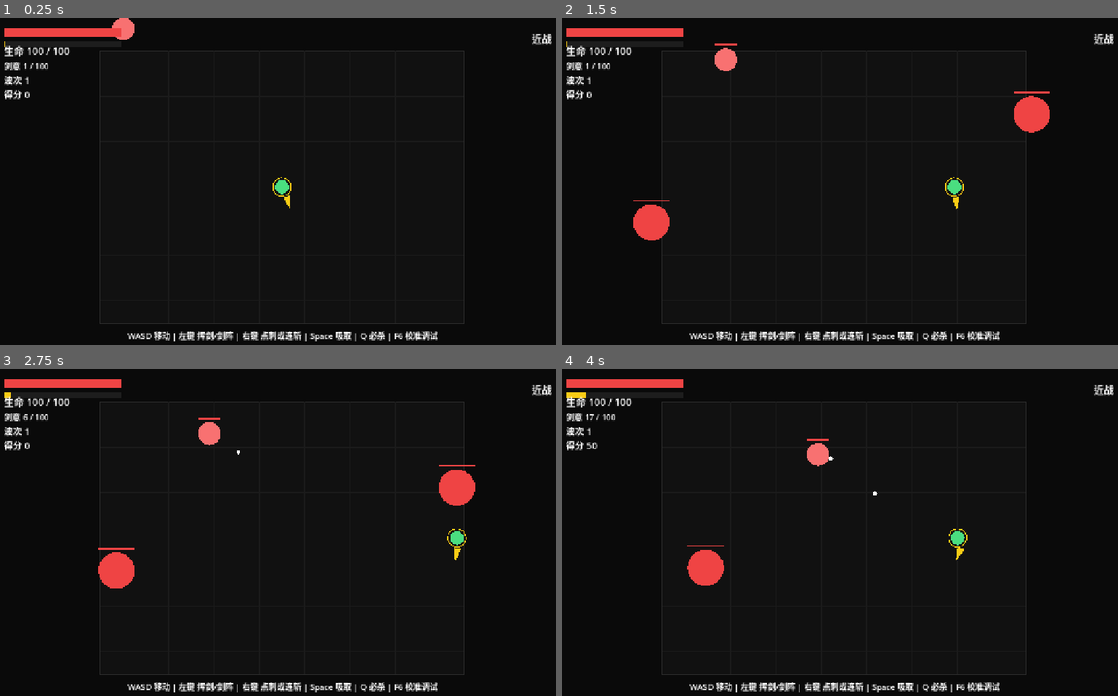
Above: before the commit, frames 1-4 (two rows, left to right).
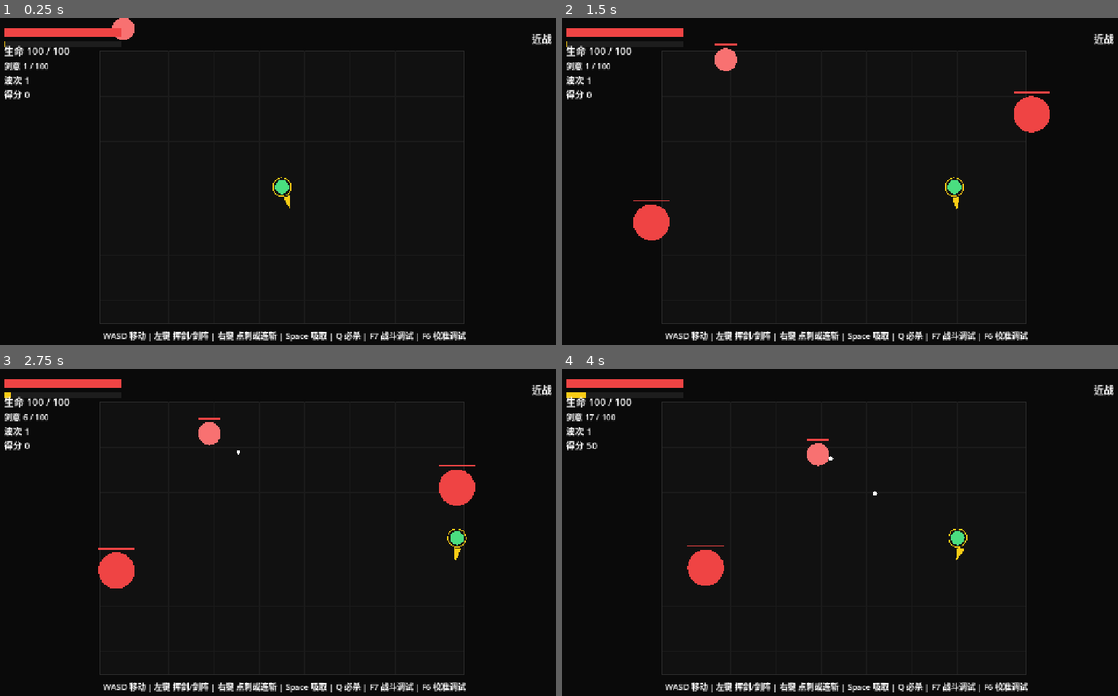
Above: after the commit, the same moments.

Repository: nwueditorfan007-coder/SwordCultivator
Game: Godot game, scene res://scenes/main/Main.tscn
Two runs of this game, one before a commit and one after it. Both use one fixed random seed, a clock stepped at 60 frames per second and the inputs below.
Inputs (mouse positions are in pixels of both pictures, inside the frame that each line leads up to):
- Up to frame 1 (0.25 s): no input
- Up to frame 2 (1.5 s): tap Enter at 0.5 s; move the mouse to (973, 165) at 0.52 s; hold D (move_right) 0.53-1.25 s; hold Space (absorb) 0.53-1.25 s; click (973, 165) at 0.8 s; drag from (728, 197) to (812, 246) at 1.27 s
- Up to frame 3 (2.75 s): move the mouse to (339, 460) at 2.02 s; hold D (move_right) from 2.03 s (still down); tap 1 at 2.1 s; click (339, 460) at 2.17 s; tap 2 at 2.3 s
- Up to frame 4 (4 s): release D (move_right) at 2.75 s; drag from (812, 597) to (667, 483) at 2.77 s; move the mouse to (1017, 581) at 3.52 s; hold A (move_left) from 3.53 s (still down); tap 3 at 3.6 s; click (1017, 581) at 3.67 s; tap 4 at 3.8 s

The runs differ from the first frame. In frame 1, 1.3% of the frame differs, in the area x 18-84%, y 95-99%; in frame 2, 1.3%; in frame 3, 1.3%; in frame 4, 1.3%.

Commit message:
Implement continuous sword array formation framework

Diff:
--- a/scripts/system/game_state_factory.gd
+++ b/scripts/system/game_state_factory.gd
@@ -38,6 +38,14 @@
 		"absorb_timer": 0.0,
 		"absorbed_ids": [],
 	}
+	main.debug_battle_mode = false
+	main.debug_flags = {
+		"infinite_health": false,
+		"infinite_energy": false,
+		"one_hit_kill": false,
+		"no_spawn": false,
+		"infinite_absorbed_bullets": false,
+	}
 	main.debug_calibration_mode = false
 	main.debug_dragging_player = false
 	main.sword = {
--- a/scripts/system/main.gd
+++ b/scripts/system/main.gd
@@ -155,6 +155,8 @@
 var mouse_world: Vector2 = ARENA_SIZE * 0.5
 var left_mouse_held: bool = false
 var right_mouse_held: bool = false
+var debug_battle_mode: bool = false
+var debug_flags: Dictionary = {}
 var debug_calibration_mode: bool = false
 var debug_dragging_player: bool = false
 
@@ -252,6 +254,7 @@
 	_update_wave(delta)
 	_try_cast_ultimate()
 	_cleanup_absorbed_ids()
+	_apply_debug_runtime_overrides()
 
 	if player["health"] <= 0.0:
 		_set_game_over()
@@ -352,7 +355,7 @@
 	var auto_absorbing: bool = absorb_timer > 0.0
 	var hold_absorbing: bool = Input.is_action_pressed("absorb") and player["energy"] > 0.0
 	if hold_absorbing and not auto_absorbing:
-		player["energy"] = max(player["energy"] - SwordArrayConfig.ABSORB_HOLD_ENERGY_COST * delta, 0.0)
+		_drain_player_energy(SwordArrayConfig.ABSORB_HOLD_ENERGY_COST * delta)
 		hold_absorbing = player["energy"] > 0.0
 	if not auto_absorbing and not hold_absorbing:
 		player["absorb_timer"] = maxf(absorb_timer - delta, 0.0)
@@ -439,14 +442,14 @@
 	sword["prev_pos"] = sword["pos"]
 
 	if sword["state"] == SwordState.ORBITING:
-		player["energy"] = min(player["energy"] + ENERGY_RECOVERY_MELEE_NATURAL * delta, PLAYER_MAX_ENERGY)
+		_add_player_energy(ENERGY_RECOVERY_MELEE_NATURAL * delta)
 		sword["angle"] += SWORD_ROTATION_SPEED * delta
 		var target: Vector2 = player["pos"] + Vector2.RIGHT.rotated(sword["angle"]) * SWORD_ORBIT_DISTANCE
 		sword["pos"] = sword["pos"].lerp(target, min(delta * 18.0, 1.0))
 		return
 
 	if sword["state"] == SwordState.SLICING:
-		player["energy"] = max(player["energy"] - ENERGY_CONSUMPTION_RANGED * delta, 0.0)
+		_drain_player_energy(ENERGY_CONSUMPTION_RANGED * delta)
 		if player["energy"] <= 0.0:
 			sword["state"] = SwordState.RECALLING
 		sword["pos"] = sword["pos"].lerp(mouse_world, min(delta * 18.0, 1.0))
@@ -507,14 +510,17 @@
 			var boss_hit_radius: float = boss["radius"] + sword["radius"]
 			if _segment_hits_circle(sword["prev_pos"], sword["pos"], boss["pos"], boss_hit_radius) and sword["prev_pos"].distance_to(boss["pos"]) > boss_hit_radius:
 				var boss_damage: float = SWORD_RANGED_DAMAGE * (1.5 if sword["state"] == SwordState.POINT_STRIKE else 0.5) * delta * 15.0
-				boss["health"] -= boss_damage
+				_damage_boss(boss_damage)
 				_create_particles(sword["pos"], COLORS["boss_body"], 2)
 
 
 func _damage_enemy(enemy: Dictionary, damage: float, damage_source: String) -> void:
 	if damage <= 0.0:
 		return
-	enemy["health"] -= damage
+	if _has_debug_flag("one_hit_kill"):
+		enemy["health"] = 0.0
+	else:
+		enemy["health"] = max(enemy["health"] - damage, 0.0)
 	enemy["last_damage_source"] = damage_source
 
 
@@ -547,7 +553,7 @@
 	_create_particles(enemy["pos"], COLORS[enemy["type"]], 14)
 	if enemy["type"] != PUPPET:
 		score += enemy["score"]
-		player["energy"] = min(player["energy"] + ENERGY_GAIN_MELEE_HIT * 2.0, PLAYER_MAX_ENERGY)
+		_add_player_energy(ENERGY_GAIN_MELEE_HIT * 2.0)
 	enemies.remove_at(index)
 
 
@@ -580,8 +586,8 @@
 			TANK:
 				enemy["pos"] += to_player.normalized() * TANK_SPEED * delta
 				if distance < enemy["radius"] + PLAYER_RADIUS:
-					player["health"] -= 30.0 * delta
-					screen_shake = max(screen_shake, 2.0)
+					if _apply_player_damage(30.0 * delta, TANK):
+						screen_shake = max(screen_shake, 2.0)
 			CASTER:
 				enemy["move_timer"] -= delta
 				if enemy["move_timer"] <= 0.0:
@@ -619,9 +625,9 @@
 					var previous_progress: float = PUPPET_MELEE_COOLDOWN - previous_timer
 					if previous_progress < PUPPET_MELEE_PREP_TIME and attack_progress >= PUPPET_MELEE_PREP_TIME:
 						if distance < PUPPET_MELEE_RANGE + 10.0:
-							player["health"] -= PUPPET_MELEE_DAMAGE
-							screen_shake = max(screen_shake, 5.0)
-							_create_particles(player["pos"], COLORS["puppet"], 10)
+							if _apply_player_damage(PUPPET_MELEE_DAMAGE, PUPPET):
+								screen_shake = max(screen_shake, 5.0)
+								_create_particles(player["pos"], COLORS["puppet"], 10)
 
 		if enemy["health"] <= 0.0:
 			_handle_enemy_death(enemy, index)
@@ -694,7 +700,7 @@
 		return true
 	if _has_boss():
 		if boss["pos"].distance_to(bullet["pos"]) <= boss["radius"] + bullet["radius"] and (boss["is_vulnerable"] or boss["phase"] == 1):
-			boss["health"] -= SwordArrayConfig.FIRED_DAMAGE * 2.0
+			_damage_boss(SwordArrayConfig.FIRED_DAMAGE * 2.0)
 			_create_particles(bullet["pos"], COLORS["frozen"], 15)
 			return true
 	return false
@@ -742,9 +748,9 @@
 func _player_hit_by_bullet(bullet: Dictionary) -> bool:
 	if player["pos"].distance_to(bullet["pos"]) > PLAYER_RADIUS + bullet["radius"]:
 		return false
-	player["health"] -= bullet["damage"]
-	screen_shake = max(screen_shake, 5.0)
-	_create_particles(bullet["pos"], bullet["color"], 6)
+	if _apply_player_damage(bullet["damage"], str(bullet.get("owner_id", DAMAGE_SOURCE_NONE))):
+		screen_shake = max(screen_shake, 5.0)
+		_create_particles(bullet["pos"], bullet["color"], 6)
 	return true
 
 
@@ -781,6 +787,8 @@
 
 	if enemies_to_spawn <= 0 or _has_boss():
 		return
+	if _has_debug_flag("no_spawn"):
+		return
 
 	spawn_timer -= delta
 	if spawn_timer > 0.0:
@@ -794,10 +802,13 @@
 func _try_cast_ultimate() -> void:
 	if not Input.is_action_just_pressed("ultimate"):
 		return
-	if player["energy"] < PLAYER_MAX_ENERGY:
-		return
-
-	player["energy"] = 0.0
+	if not _has_debug_flag("infinite_energy") and player["energy"] < PLAYER_MAX_ENERGY:
+		return
+
+	if _has_debug_flag("infinite_energy"):
+		player["energy"] = PLAYER_MAX_ENERGY
+	else:
+		player["energy"] = 0.0
 	screen_shake = max(screen_shake, 14.0)
 	var index: int = bullets.size() - 1
 	while index >= 0:
@@ -809,7 +820,7 @@
 		_damage_enemy(enemy, 50.0, DAMAGE_SOURCE_ULTIMATE)
 		_create_particles(enemy["pos"], COLORS["energy"], 12)
 	if _has_boss():
-		boss["health"] -= 250.0
+		_damage_boss(250.0)
 		_create_particles(boss["pos"], COLORS["energy"], 18)
 	_create_particles(player["pos"], COLORS["energy"], 24)
 
@@ -831,7 +842,7 @@
 		if absf(wrapf(offset.angle() - attack_angle, -PI, PI)) > SWORD_MELEE_ARC * 0.5:
 			continue
 		_start_freezing_bullet(bullet, 6)
-		player["energy"] = min(player["energy"] + (ENERGY_GAIN_MELEE_DEFLECT * (1.5 if bullet["type"] == "large" else 1.0)), PLAYER_MAX_ENERGY)
+		_add_player_energy(ENERGY_GAIN_MELEE_DEFLECT * (1.5 if bullet["type"] == "large" else 1.0))
 		screen_shake = max(screen_shake, 3.0)
 
 	for enemy in enemies:
@@ -843,7 +854,7 @@
 		if enemy["type"] == PUPPET:
 			continue
 		_damage_enemy(enemy, SWORD_MELEE_DAMAGE, DAMAGE_SOURCE_MELEE)
-		player["energy"] = min(player["energy"] + ENERGY_GAIN_MELEE_HIT, PLAYER_MAX_ENERGY)
+		_add_player_energy(ENERGY_GAIN_MELEE_HIT)
 		_create_particles(enemy["pos"], COLORS[enemy["type"]], 5)
 		screen_shake = max(screen_shake, 4.0)
 
@@ -851,8 +862,8 @@
 		var boss_offset: Vector2 = boss["pos"] - player["pos"]
 		if boss_offset.length() <= SWORD_MELEE_RANGE + boss["radius"]:
 			if absf(wrapf(boss_offset.angle() - attack_angle, -PI, PI)) <= SWORD_MELEE_ARC * 0.5:
-				boss["health"] -= SWORD_MELEE_DAMAGE
-				player["energy"] = min(player["energy"] + ENERGY_GAIN_MELEE_HIT, PLAYER_MAX_ENERGY)
+				_damage_boss(SWORD_MELEE_DAMAGE)
+				_add_player_energy(ENERGY_GAIN_MELEE_HIT)
 				_create_particles(boss["pos"], COLORS["boss_body"], 8)
 				screen_shake = max(screen_shake, 5.0)
 
@@ -873,10 +884,7 @@
 
 
 func _try_consume_energy(amount: float) -> bool:
-	if player["energy"] < amount:
-		return false
-	player["energy"] -= amount
-	return true
+	return _consume_player_energy(amount)
 
 
 func _fire_absorbed_marbles() -> void:
@@ -1126,15 +1134,18 @@
 			_format_distance_delta(distances["fan_to_pierce_end"] - default_distances["fan_to_pierce_end"])
 		]
 	else:
-		wave_label.text = "波次 %d" % wave
-		score_label.text = "得分 %d" % score
+		wave_label.text = "波次 %d%s" % [wave, " | 战斗调试" if debug_battle_mode else ""]
+		score_label.text = "得分 %d%s" % [score, _get_debug_status_suffix()]
 	var sword_mode_text: String = "近战" if sword["state"] == SwordState.ORBITING else "御剑"
 	var bullet_time_text: String = " | 子弹时间" if sword["state"] != SwordState.ORBITING else ""
-	mode_label.text = "%s%s" % [sword_mode_text, bullet_time_text]
+	var debug_mode_text: String = " | DEBUG" if debug_battle_mode else ""
+	mode_label.text = "%s%s%s" % [sword_mode_text, bullet_time_text, debug_mode_text]
 	if debug_calibration_mode:
 		hint_label.text = "校准模式 | WASD 移动 | 中键拖拽玩家 | 1~4 记录距离 | P 保存 | L 读取 | R 重置 | F6 退出"
+	elif debug_battle_mode:
+		hint_label.text = "战斗调试 | 1 无限生命 | 2 无限剑意 | 3 一击必杀 | 4 停刷怪 | 5 清敌弹 | 6 无限剑丸 | F7 退出 | F6 校准"
 	else:
-		hint_label.text = "WASD 移动 | 左键 挥剑/剑阵 | 右键 点刺或连斩 | Space 吸取 | Q 必杀 | F6 校准调试"
+		hint_label.text = "WASD 移动 | 左键 挥剑/剑阵 | 右键 点刺或连斩 | Space 吸取 | Q 必杀 | F7 战斗调试 | F6 校准调试"
 	game_over_label.text = "力竭身亡\n最终得分 %d  波次 %d\n左键重新开始" % [score, wave]
 
 
@@ -1245,41 +1256,191 @@
 	if event.keycode == KEY_F6:
 		_toggle_debug_calibration_mode()
 		return true
-	if not debug_calibration_mode:
+	if event.keycode == KEY_F7:
+		if debug_calibration_mode:
+			return true
+		_toggle_debug_battle_mode()
+		return true
+	if debug_calibration_mode:
+		var aim_distance: float = player["pos"].distance_to(mouse_world)
+		match event.keycode:
+			KEY_1:
+				SwordArrayConfig.set_morph_distance("ring_stable_end", aim_distance)
+				_refresh_sword_array_live_state()
+				return true
+			KEY_2:
+				SwordArrayConfig.set_morph_distance("ring_to_fan_end", aim_distance)
+				_refresh_sword_array_live_state()
+				return true
+			KEY_3:
+				SwordArrayConfig.set_morph_distance("fan_stable_end", aim_distance)
+				_refresh_sword_array_live_state()
+				return true
+			KEY_4:
+				SwordArrayConfig.set_morph_distance("fan_to_pierce_end", aim_distance)
+				_refresh_sword_array_live_state()
+				return true
+			KEY_R:
+				SwordArrayConfig.reset_morph_distances()
+				_refresh_sword_array_live_state()
+				return true
+			KEY_P:
+				SwordArrayConfig.save_morph_distances_to_project()
+				_refresh_sword_array_live_state()
+				return true
+			KEY_L:
+				SwordArrayConfig.load_morph_distances_from_project()
+				_refresh_sword_array_live_state()
+				return true
+			_:
+				return false
+	if not debug_battle_mode:
 		return false
 
-	var aim_distance: float = player["pos"].distance_to(mouse_world)
 	match event.keycode:
 		KEY_1:
-			SwordArrayConfig.set_morph_distance("ring_stable_end", aim_distance)
-			_refresh_sword_array_live_state()
+			_toggle_debug_flag("infinite_health")
 			return true
 		KEY_2:
-			SwordArrayConfig.set_morph_distance("ring_to_fan_end", aim_distance)
-			_refresh_sword_array_live_state()
+			_toggle_debug_flag("infinite_energy")
 			return true
 		KEY_3:
-			SwordArrayConfig.set_morph_distance("fan_stable_end", aim_distance)
-			_refresh_sword_array_live_state()
+			_toggle_debug_flag("one_hit_kill")
 			return true
 		KEY_4:
-			SwordArrayConfig.set_morph_distance("fan_to_pierce_end", aim_distance)
-			_refresh_sword_array_live_state()
+			_toggle_debug_flag("no_spawn")
 			return true
-		KEY_R:
-			SwordArrayConfig.reset_morph_distances()
-			_refresh_sword_array_live_state()
+		KEY_5:
+			_clear_enemy_bullets()
 			return true
-		KEY_P:
-			SwordArrayConfig.save_morph_distances_to_project()
-			_refresh_sword_array_live_state()
-			return true
-		KEY_L:
-			SwordArrayConfig.load_morph_distances_from_project()
-			_refresh_sword_array_live_state()
+		KEY_6:
+			_toggle_debug_flag("infinite_absorbed_bullets")
 			return true
 		_:
 			return false
+
+
+func _toggle_debug_battle_mode() -> void:
+	debug_battle_mode = not debug_battle_mode
+	if not debug_battle_mode:
+		_reset_debug_battle_flags()
+	_apply_debug_runtime_overrides()
+	_update_ui()
+	queue_redraw()
+
+
+func _reset_debug_battle_flags() -> void:
+	debug_flags = {
+		"infinite_health": false,
+		"infinite_energy": false,
+		"one_hit_kill": false,
+		"no_spawn": false,
+		"infinite_absorbed_bullets": false,
+	}
+
+
+func _toggle_debug_flag(flag_name: String) -> void:
+	debug_flags[flag_name] = not _has_debug_flag(flag_name)
+	_apply_debug_runtime_overrides()
+	_update_ui()
+	queue_redraw()
+
+
+func _has_debug_flag(flag_name: String) -> bool:
+	return bool(debug_flags.get(flag_name, false))
+
+
+func _apply_debug_runtime_overrides() -> void:
+	if _has_debug_flag("infinite_health"):
+		player["health"] = PLAYER_MAX_HEALTH
+	if _has_debug_flag("infinite_energy"):
+		player["energy"] = PLAYER_MAX_ENERGY
+	if _has_debug_flag("infinite_absorbed_bullets"):
+		_refill_debug_absorbed_bullets()
+
+
+func _apply_player_damage(amount: float, _damage_source: String = DAMAGE_SOURCE_NONE) -> bool:
+	if amount <= 0.0:
+		return false
+	if _has_debug_flag("infinite_health"):
+		player["health"] = PLAYER_MAX_HEALTH
+		return false
+	player["health"] = max(player["health"] - amount, 0.0)
+	return true
+
+
+func _add_player_energy(amount: float) -> void:
+	if amount <= 0.0:
+		return
+	if _has_debug_flag("infinite_energy"):
+		player["energy"] = PLAYER_MAX_ENERGY
+		return
+	player["energy"] = min(player["energy"] + amount, PLAYER_MAX_ENERGY)
+
+
+func _drain_player_energy(amount: float) -> void:
+	if amount <= 0.0:
+		return
+	if _has_debug_flag("infinite_energy"):
+		player["energy"] = PLAYER_MAX_ENERGY
+		return
+	player["energy"] = max(player["energy"] - amount, 0.0)
+
+
+func _consume_player_energy(amount: float) -> bool:
+	if amount <= 0.0:
+		return true
+	if _has_debug_flag("infinite_energy"):
+		player["energy"] = PLAYER_MAX_ENERGY
+		return true
+	if player["energy"] < amount:
+		return false
+	player["energy"] -= amount
+	return true
+
+
+func _damage_boss(damage: float) -> void:
+	if not _has_boss() or damage <= 0.0:
+		return
+	if _has_debug_flag("one_hit_kill"):
+		boss["health"] = 0.0
+		return
+	boss["health"] = max(boss["health"] - damage, 0.0)
+
+
+func _clear_enemy_bullets() -> void:
+	var index: int = bullets.size() - 1
+	while index >= 0:
+		var bullet: Dictionary = bullets[index]
+		if bullet["state"] == "fired":
+			index -= 1
+			continue
+		if player["absorbed_ids"].has(bullet["id"]):
+			index -= 1
+			continue
+		_remove_bullet(index)
+		index -= 1
+
+
+func _refill_debug_absorbed_bullets() -> void:
+	_spawn_debug_array_bullets(SwordArrayConfig.MAX_ABSORBED - player["absorbed_ids"].size())
+
+
+func _get_debug_status_suffix() -> String:
+	if not debug_battle_mode:
+		return ""
+	var active_flags: Array = []
+	if _has_debug_flag("infinite_health"):
+		active_flags.append("无限生命")
+	if _has_debug_flag("infinite_energy"):
+		active_flags.append("无限剑意")
+	if _has_debug_flag("one_hit_kill"):
+		active_flags.append("一击必杀")
+	if _has_debug_flag("no_spawn"):
+		active_flags.append("停刷怪")
+	if _has_debug_flag("infinite_absorbed_bullets"):
+		active_flags.append("无限剑丸")
+	return " | %s" % ("已启用" if active_flags.is_empty() else " / ".join(active_flags))
 
 
 func _toggle_debug_calibration_mode() -> void:
